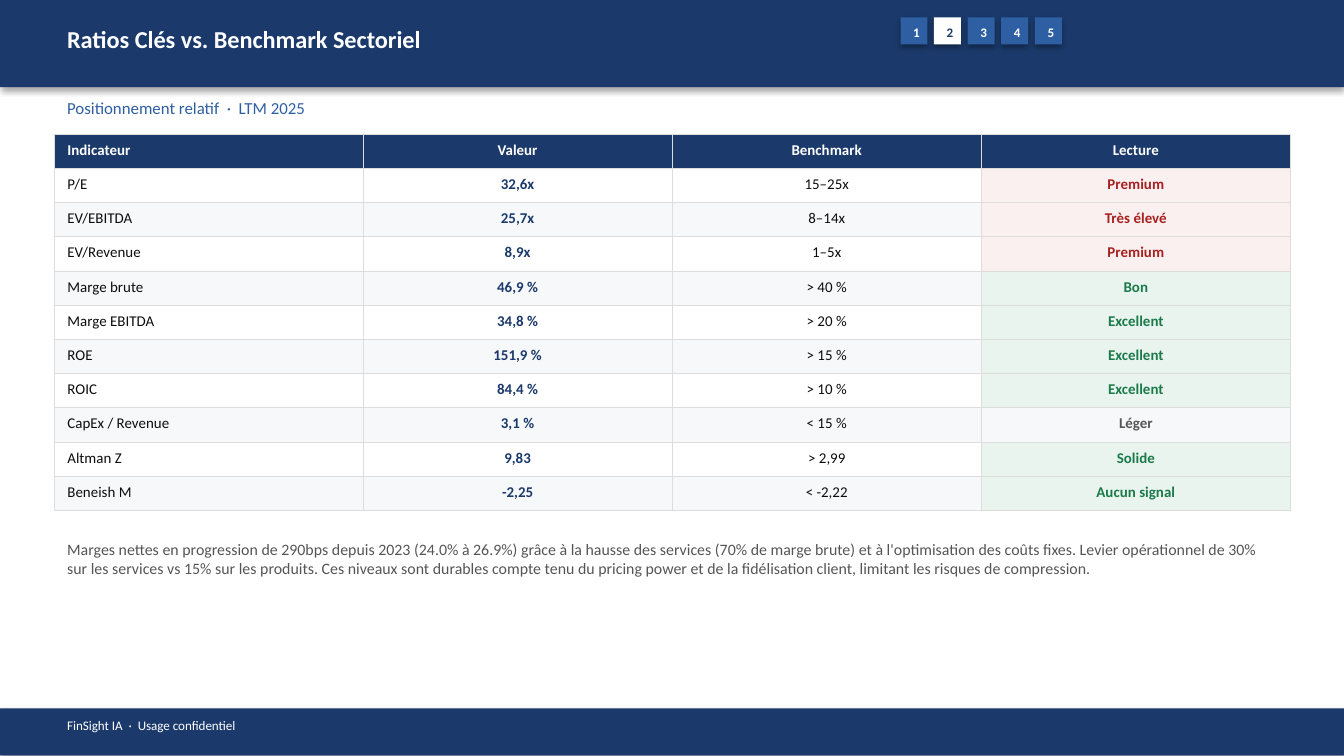
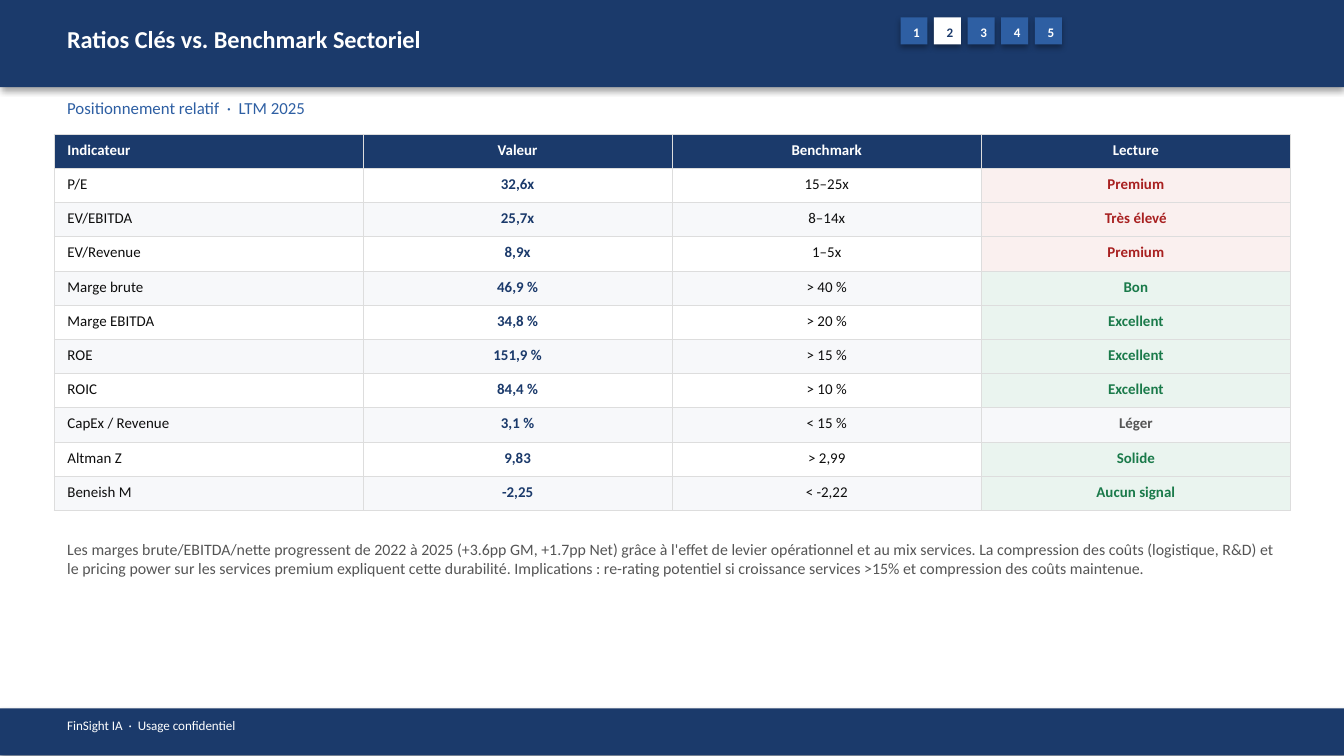
Before and after one commit to baptistejeh07-art/finsight-ia, a slide deck: slide 10 of preview/AAPL/AAPL_pitchbook.pptx. Drawn at 1344x756 pixels with LibreOffice and Linux fonts; fonts in the diff are those of the drawing. Boxes give left, top, right and bottom in pixels: in the first picture for what was removed or moved away, otherwise in the second. Text is boxed around its words. In the diff, an @@ line names an element or a change of style, - is before the commit and + after.

```diff
--- a/preview/AAPL/AAPL_pitchbook.pptx
+++ b/preview/AAPL/AAPL_pitchbook.pptx
@@ text at (67, 543, 1273, 577): text changed @@
-Marges nettes en progression de 290bps depuis 2023 (24.0% à 26.9%) grâce à la hausse des services (70% de marge brute) et à l'optimisation des coûts fixes. Levier opérationnel de 30% sur les services vs 15% sur les produits. Ces niveaux sont durables compte tenu du pricing power et de la fidélisation client, limitant les risques de compression.
+Les marges brute/EBITDA/nette progressent de 2022 à 2025 (+3.6pp GM, +1.7pp Net) grâce à l'effet de levier opérationnel et au mix services. La compression des coûts (logistique, R&D) et le pricing power sur les services premium expliquent cette durabilité. Implications : re-rating potentiel si croissance services >15% et compression des coûts maintenue.
```
Also in this commit, not shown: 13 other slides changed, 4 other files.
